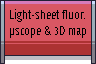
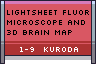
Layer changes from the first (96, 64) image to the second:
added layer "1-9 Kuroda" above "Lightsheet fluor ..." over [20, 47, 78, 52]
renamed "Light-sheet fluor. ..." to "Lightsheet fluor ...", painted on it over [7, 9, 89, 38]
